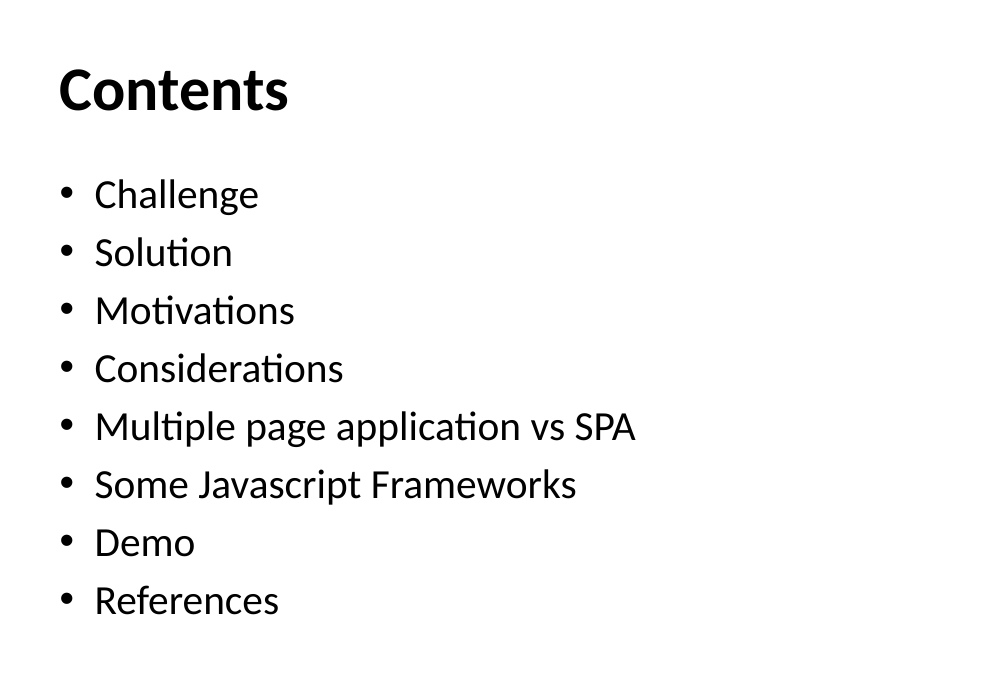
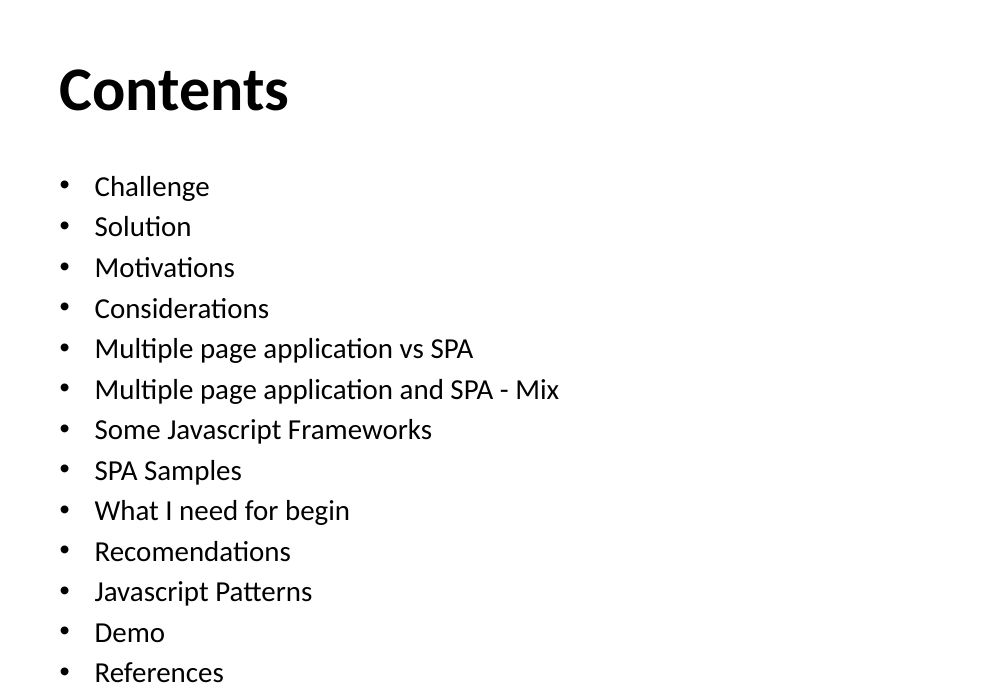
Before and after one commit to monica85rodrigues/presentation-netponto-spa, a slide deck: slide 3 of Relax, it's SPA time.pptx. Drawn at 1008x698 pixels with LibreOffice and Linux fonts; fonts in the diff are those of the drawing; background and template pictures are left out. Boxes give left, top, right and bottom in pixels: in the first picture for what was removed or moved away, otherwise in the second. Text is boxed around its words. In the diff, an @@ line names an element or a change of style, - is before the commit and + after.

Commit message:
Add best practices in javascript samples and update presentation.

```diff
--- a/Relax, it's SPA time.pptx
+++ b/Relax, it's SPA time.pptx
@@ text at (95, 176, 474, 444): size 32 to 22.4 pt in "Challenge", "Solution", "Motivations", "Considerations" and 4 more places; less space between paragraphs @@
@@ text at (95, 379, 559, 404): paragraph added @@
+• Multiple page application and SPA - Mix
@@ text at (95, 460, 350, 606): paragraphs added @@
+• SPA Samples
+• What I need for begin
+• Recomendations
+• Javascript Patterns
```
Also in this commit, not shown: 8 other slides changed, 12 slides added, 1 slide removed, 4 other files.
